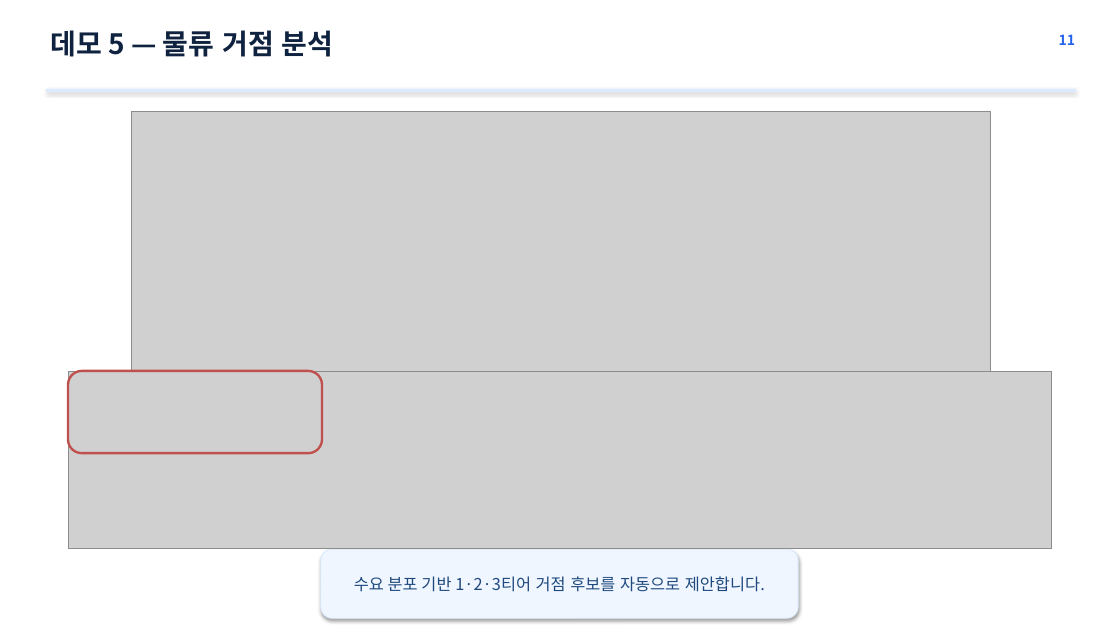
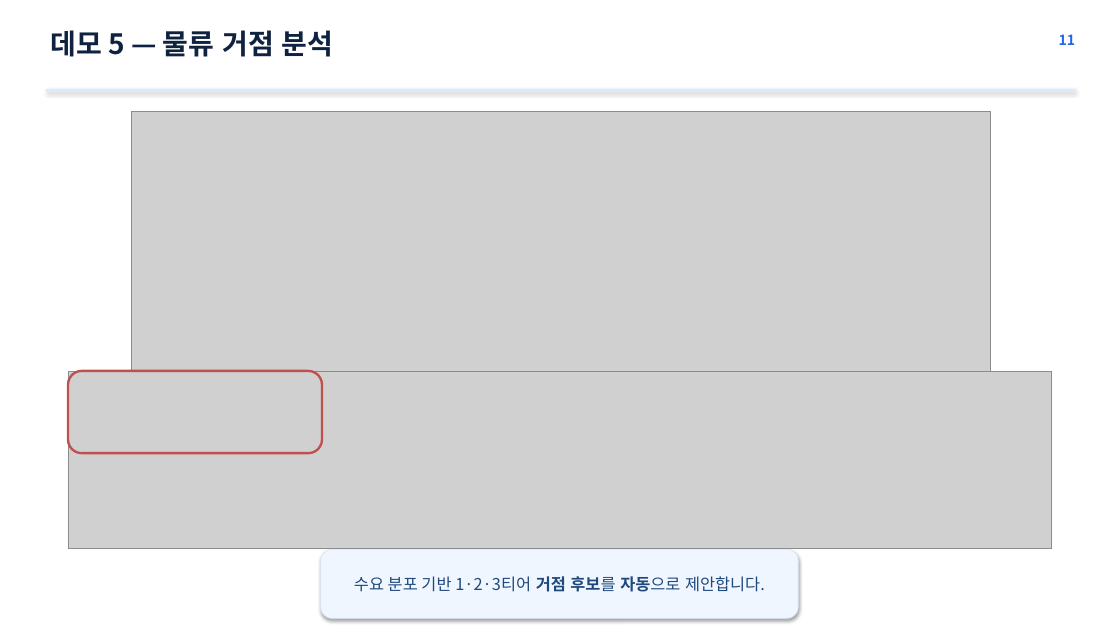
Before and after one commit to mosejong/procurement-logistics-ai, a slide deck: slide 13 of docs/procurement_logistics_ai.pptx. Drawn at 1120x630 pixels with LibreOffice and Linux fonts; fonts in the diff are those of the drawing; grey boxes stand for pictures. Boxes give left, top, right and bottom in pixels: in the first picture for what was removed or moved away, otherwise in the second. Text is boxed around its words. In the diff, an @@ line names an element or a change of style, - is before the commit and + after.

```diff
--- a/docs/procurement_logistics_ai.pptx
+++ b/docs/procurement_logistics_ai.pptx
@@ text "수요 분포 기반 1·2·3티어 거점 ..." at [354, 576, 765, 592]: bold on in "거점 후보를 자동으로" @@
```
Also in this commit, not shown: 1 other file.
